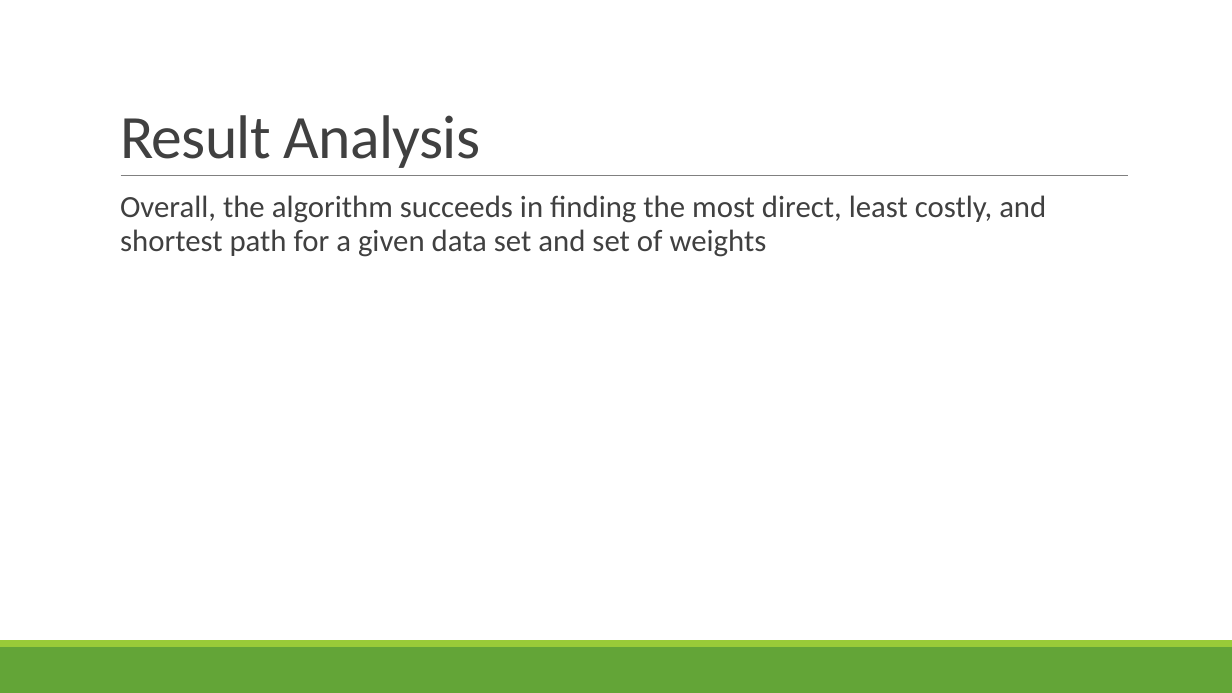
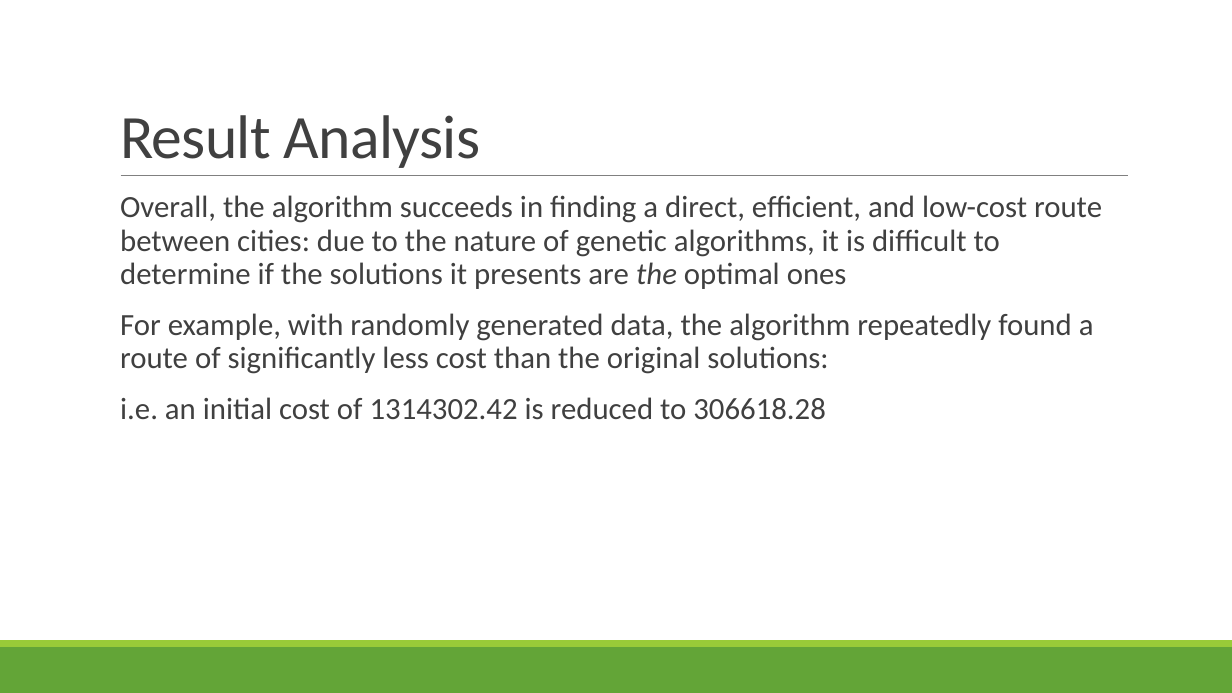
Before and after one commit to nelsonmp1254/RoadNetworkSolver_GA, a slide deck: slide 15 of A Genetic Algorithm for Efficiently Connecting Cities.pptx (slide 13 before the commit). Drawn at 1232x693 pixels with LibreOffice and Linux fonts; fonts in the diff are those of the drawing. Boxes give left, top, right and bottom in pixels: in the first picture for what was removed or moved away, otherwise in the second. Text is boxed around its words. In the diff, an @@ line names an element or a change of style, - is before the commit and + after.

```diff
--- a/A Genetic Algorithm for Efficiently Connecting Cities.pptx
+++ b/A Genetic Algorithm for Efficiently Connecting Cities.pptx
@@ text at (x1=120, y1=195, x2=1102, y2=420): text changed @@
-  Overall, the algorithm succeeds in finding the most direct, least costly, and shortest path for a given data set and set of weights
+  Overall, the algorithm succeeds in finding a direct, efficient, and low-cost route between cities: due to the nature of genetic algorithms, it is difficult to determine if the solutions it presents are the optimal ones
+  For example, with randomly generated data, the algorithm repeatedly found a route of significantly less cost than the original solutions:
+  i.e. an initial cost of 1314302.42 is reduced to 306618.28
```
Also in this commit, not shown: 2 other slides changed, 4 slides added, 1 slide removed.
